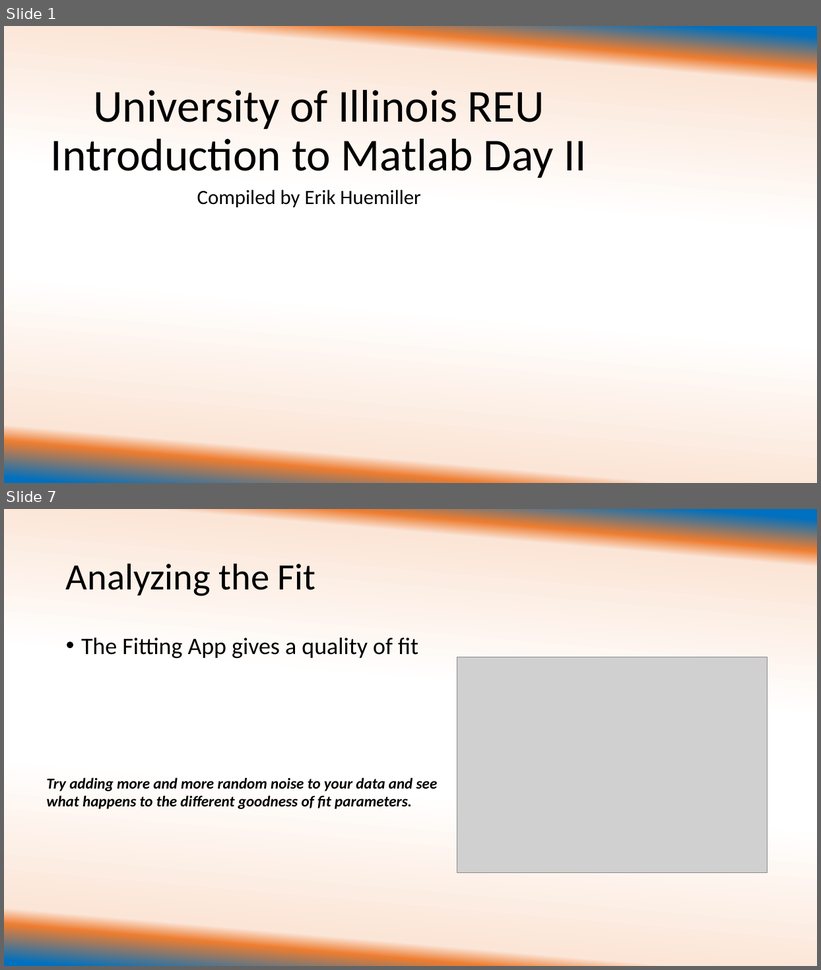
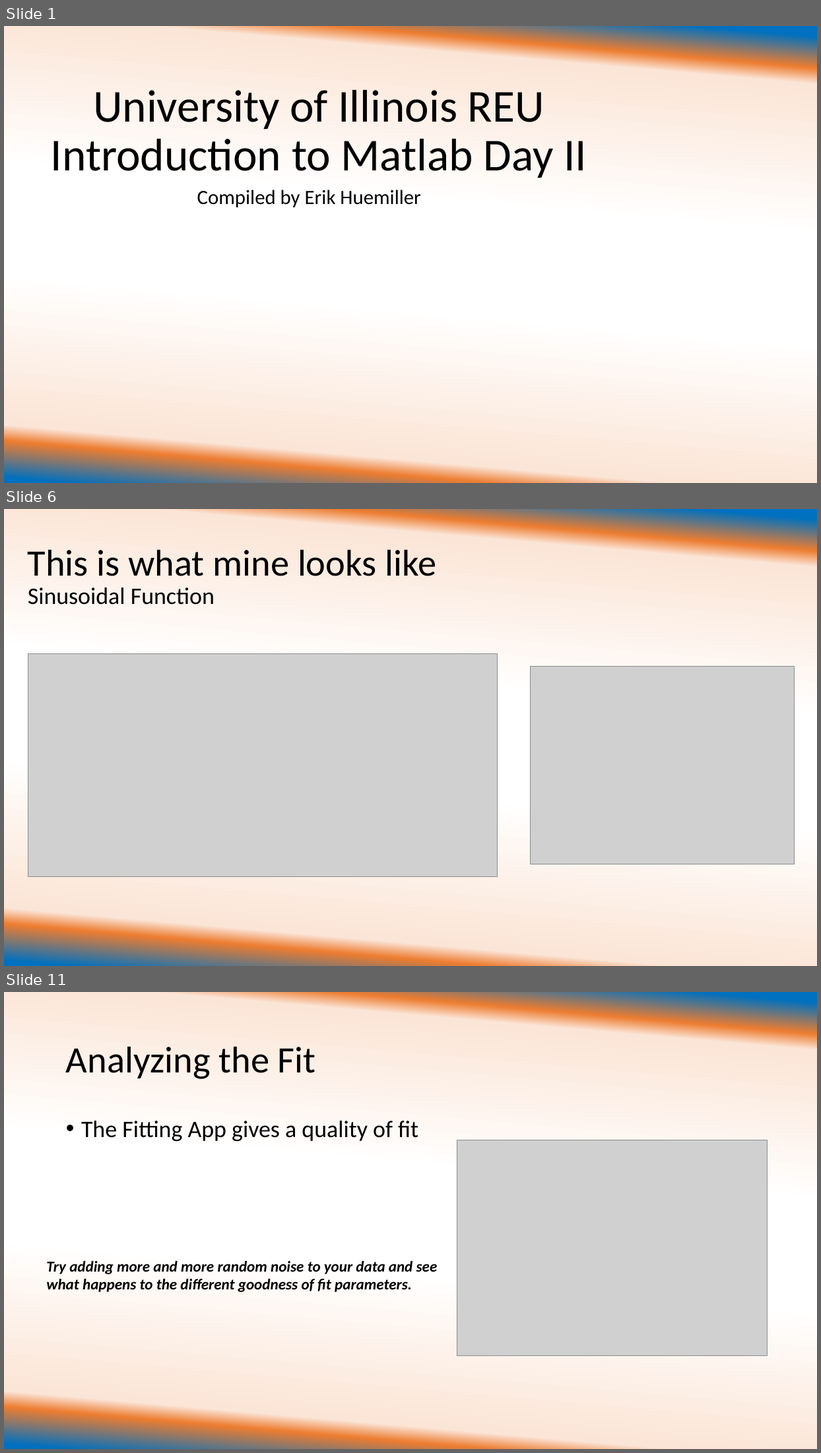
Before and after one commit to ehuemill/Intro-to-Matlab, a slide deck: Day 2 of Crash Course/University of Illinois REU Introduction to Matlab Day 2 with examples.pptx. Shown one above the other, each under a label of ours: slides 1 and 7 before the commit, slides 1, 6 and 11 after it; the slides between them are not shown. The pictures are 821x970 and 821x1453 pixels, drawn with LibreOffice and Linux fonts; fonts in the diff are those of the drawing; grey boxes stand for pictures. Boxes give left, top, right and bottom in pixels: in the first picture for what was removed or moved away, otherwise in the second. Text is boxed around its words. In the diff, an @@ line names an element or a change of style, - is before the commit and + after.

Commit message:
Added Plotting and Subplotting functions

```diff
--- a/Day 2 of Crash Course/University of Illinois REU Introduction to Matlab Day 2 with examples.pptx
+++ b/Day 2 of Crash Course/University of Illinois REU Introduction to Matlab Day 2 with examples.pptx
@@ slide 6 added at (4, 509, 817, 966), background gradient #0070C0 to #ED7D31 to #FBE5D6 to #FFFFFF @@
@@ title added at (28, 549, 437, 605), 44 pt, text #000000 @@
+This is what mine looks like
+Sinusoidal Function
@@ picture added at (28, 654, 498, 877) @@
@@ picture added at (531, 667, 795, 865) @@
@@ what was slide 7 is now slide 11 @@
```
Also in this commit, not shown: 5 slides changed, 3 other slides added.
